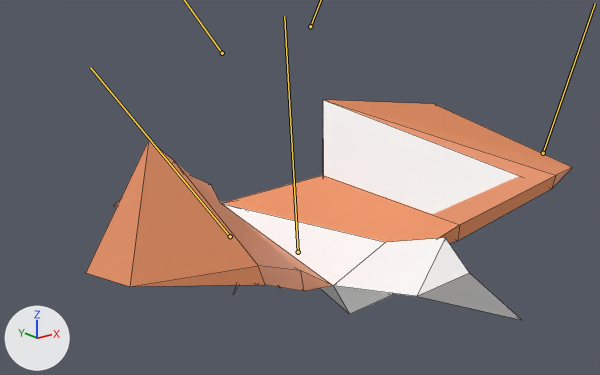
The FBX model fbx/bird2.fbx: old version first, new version second.
One viewpoint serves both versions: a camera (50 mm lens) standing at (-0.032, -0.0396, 0.0187) and looking at (0.0005, 0.0009, 0.0025). Every picture has the same lights, and +X, +Y and +Z are marked at lower left. Both versions are drawn at frame 3 of the action 'HURT'; the numbers are the values there. The bones that bend it are drawn over the model as lines. Mesh edges are drawn as thin lines.
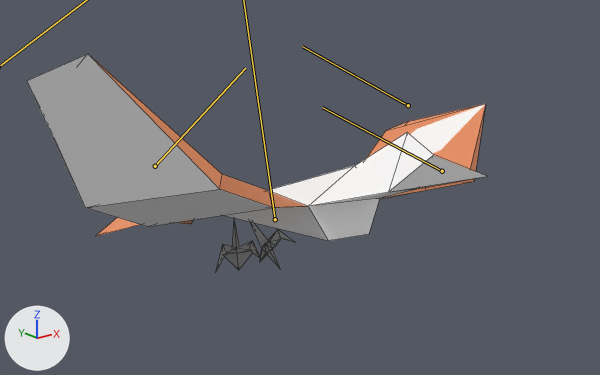
Edits to the bpy script that builds the scene:
```text
Change bone_joint1:
    where bone_joint1 = bpy.data.objects['bird02'].pose.bones['joint1']
    bone_joint1.location: (0.0, -0.158, 0.0) -> (-0.152, 0.0, 0.19)
    bone_joint1.rotation_quaternion: (0.999, 0.033, 0.0, 0.026) -> (0.981, 0.106, 0.023, 0.158)  # degrees (4, 0, 3) -> degrees (12, 1, 18)
Change bone_joint2:
    where bone_joint2 = bpy.data.objects['bird02'].pose.bones['joint2']  # child of 'joint1'
    bone_joint2.location: (-0.035, 0.558, -0.031) -> (0.344, 0.363, 0.301)
    bone_joint2.rotation_quaternion: (0.953, -0.226, -0.025, -0.198) -> (0.871, 0.347, 0.168, 0.303)  # degrees (-25, -8, -22) -> degrees (45, 5, 40)
Change bone_joint3:
    where bone_joint3 = bpy.data.objects['bird02'].pose.bones['joint3']  # child of 'joint2'
    bone_joint3.location: (1.509, 0.376, 0.032) -> (0.0, 0.0, 0.0)
Change bone_joint4:
    where bone_joint4 = bpy.data.objects['bird02'].pose.bones['joint4']  # child of 'joint1'
    bone_joint4.location: (-0.041, 0.558, 0.024) -> (0.441, 0.188, -0.261)
    bone_joint4.rotation_quaternion: (0.962, 0.233, 0.023, -0.138) -> (0.845, -0.432, -0.184, 0.256)  # degrees (26, 6, -15) -> degrees (-56, -5, 36)
Change bone_joint5:
    where bone_joint5 = bpy.data.objects['bird02'].pose.bones['joint5']  # child of 'joint4'
    bone_joint5.location: (-1.982, 0.143, 0.012) -> (0.0, 0.0, 0.0)
```

Pixel boxes (x1, y1, x2, y2) of what changed, in the pictures (600 x 375 px):
'pCylinder4', posed: before (86, 100, 573, 320); after (27, 54, 487, 271)
bone 'joint2', root to tip: before (230, 236) to (90, 67); after (155, 166) to (245, 68)
bone 'joint4', root to tip: before (543, 153) to (595, 3); after (442, 171) to (322, 107)
